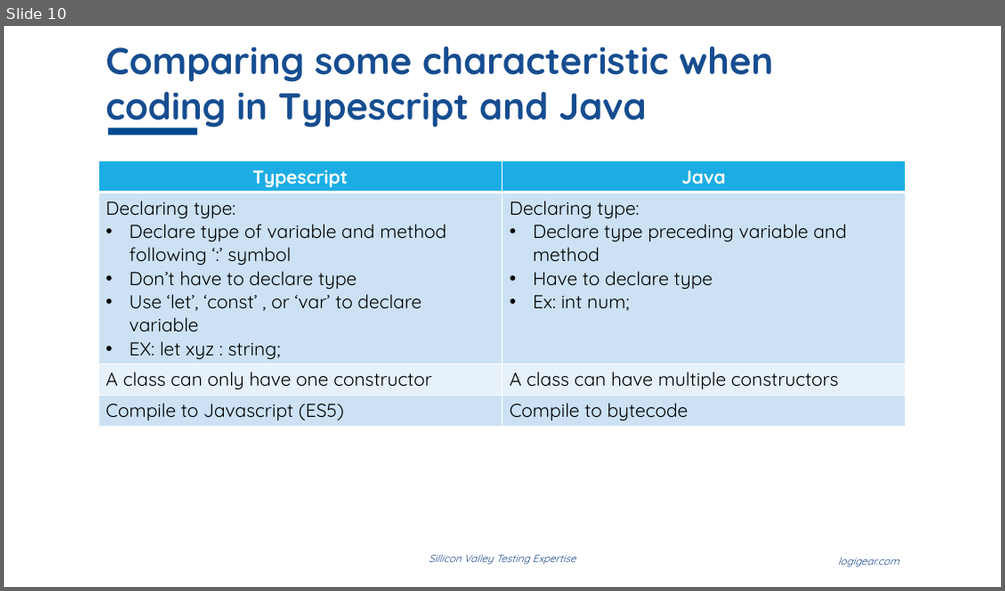
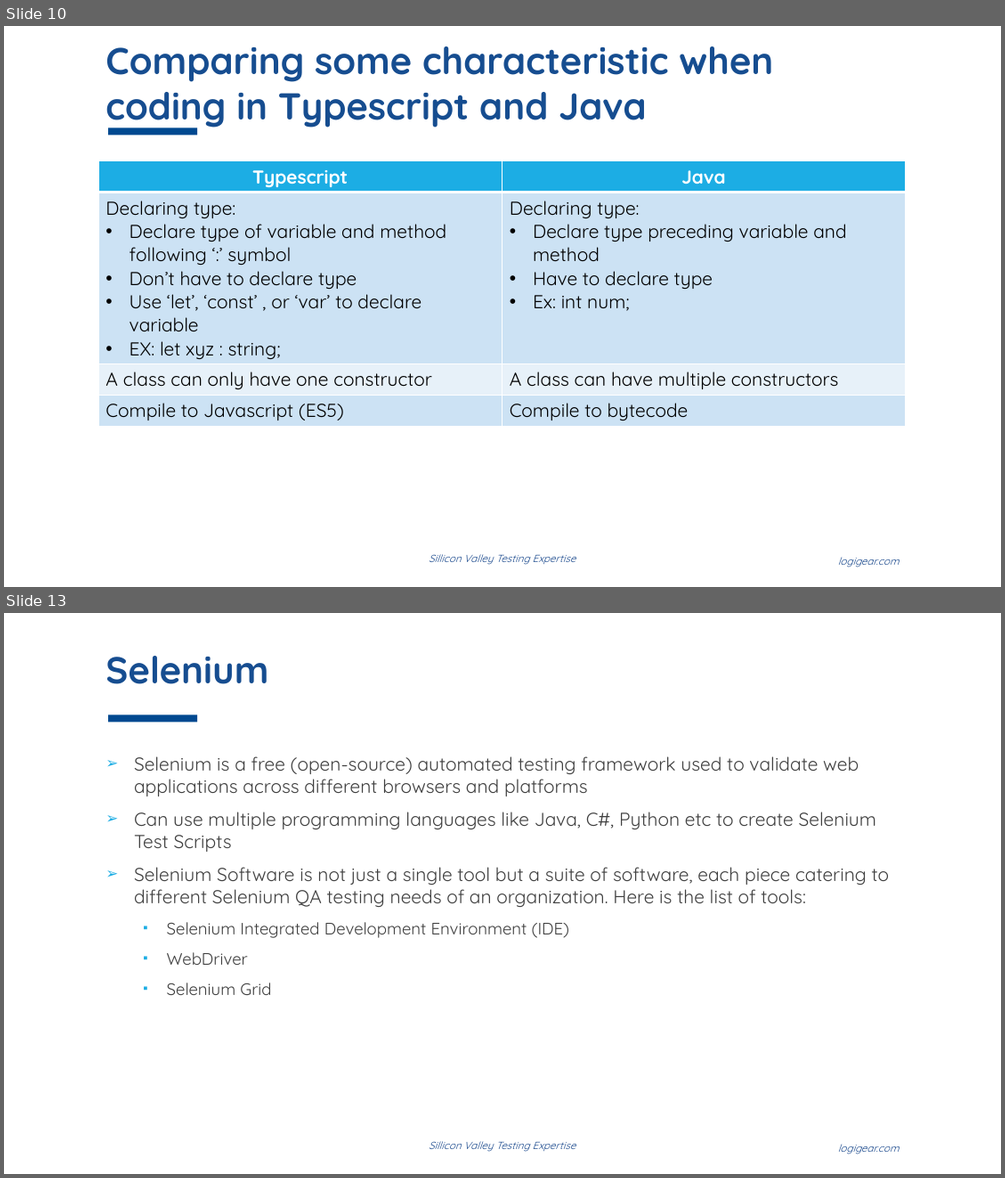
Before and after one commit to thewalldao/ICT_PROTRACTOR, a slide deck: Document/Study_document/inContact.pptx. Shown one above the other, each under a label of ours: slide 10 before the commit, slides 10 and 13 after it; the slides between them are not shown. The pictures are 1005x591 and 1005x1178 pixels, drawn with LibreOffice and Linux fonts; fonts in the diff are those of the drawing; background and template pictures are left out. Boxes give left, top, right and bottom in pixels: in the first picture for what was removed or moved away, otherwise in the second. Text is boxed around its words. In the diff, an @@ line names an element or a change of style, - is before the commit and + after.

```diff
--- a/Document/Study_document/inContact.pptx
+++ b/Document/Study_document/inContact.pptx
@@ slide 13 added at [4, 613, 1001, 1174], background #FFFFFF; not listed: 3 template elements that a slide beside it also shows @@
@@ title added at [105, 656, 268, 684], 36 pt, text #164D90, bold @@
+Selenium
@@ text added at [134, 756, 890, 995], 18 pt, text #404040 @@
+➢ Selenium is a free (open-source) automated testing framework used to validate web applications across different browsers and platforms
+➢ Can use multiple programming languages like Java, C#, Python etc to create Selenium Test Scripts
+➢ Selenium Software is not just a single tool but a suite of software, each piece catering to different Selenium QA testing needs of an organization. Here is the list of tools:
+  ▪ Selenium Integrated Development Environment (IDE)
+  ▪ WebDriver
+  ▪ Selenium Grid
```
Also in this commit, not shown: 3 slides changed, 5 other slides added, 1 other file.
